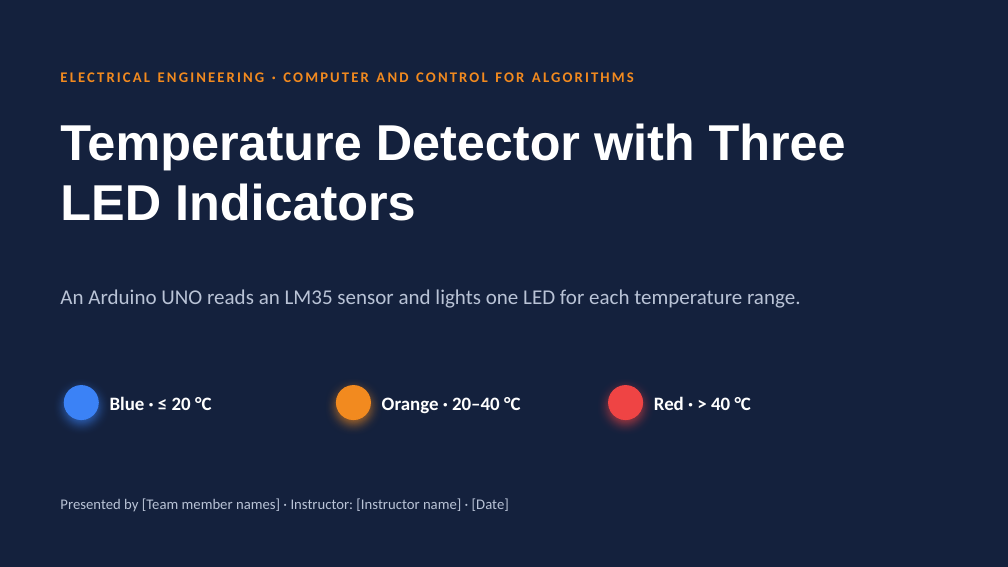
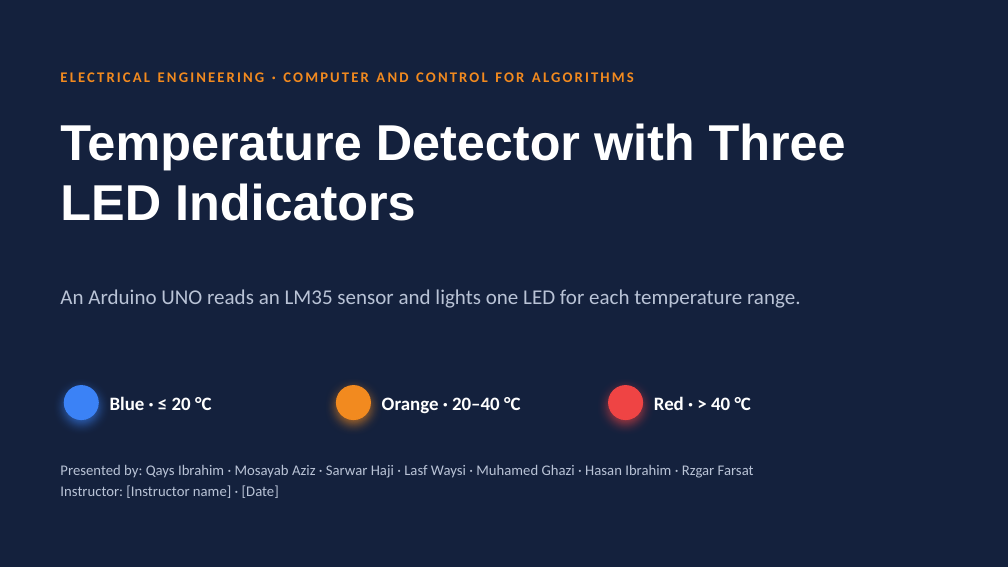
Before and after one commit to qaessafty-arch/Tempreture-detector, a slide deck: slide 1 of presentation/Temperature_Detector_Presentation.pptx. Drawn at 1008x567 pixels with LibreOffice and Linux fonts; fonts in the diff are those of the drawing. Boxes give left, top, right and bottom in pixels: in the first picture for what was removed or moved away, otherwise in the second. Text is boxed around its words. In the diff, an @@ line names an element or a change of style, - is before the commit and + after.

```diff
--- a/presentation/Temperature_Detector_Presentation.pptx
+++ b/presentation/Temperature_Detector_Presentation.pptx
@@ text at bbox=[60, 465, 754, 498]: text changed @@
-Presented by [Team member names] · Instructor: [Instructor name] · [Date]
+Presented by: Qays Ibrahim · Mosayab Aziz · Sarwar Haji · Lasf Waysi · Muhamed Ghazi · Hasan Ibrahim · Rzgar Farsat
+Instructor: [Instructor name] · [Date]
```
Also in this commit, not shown: 2 other files.
